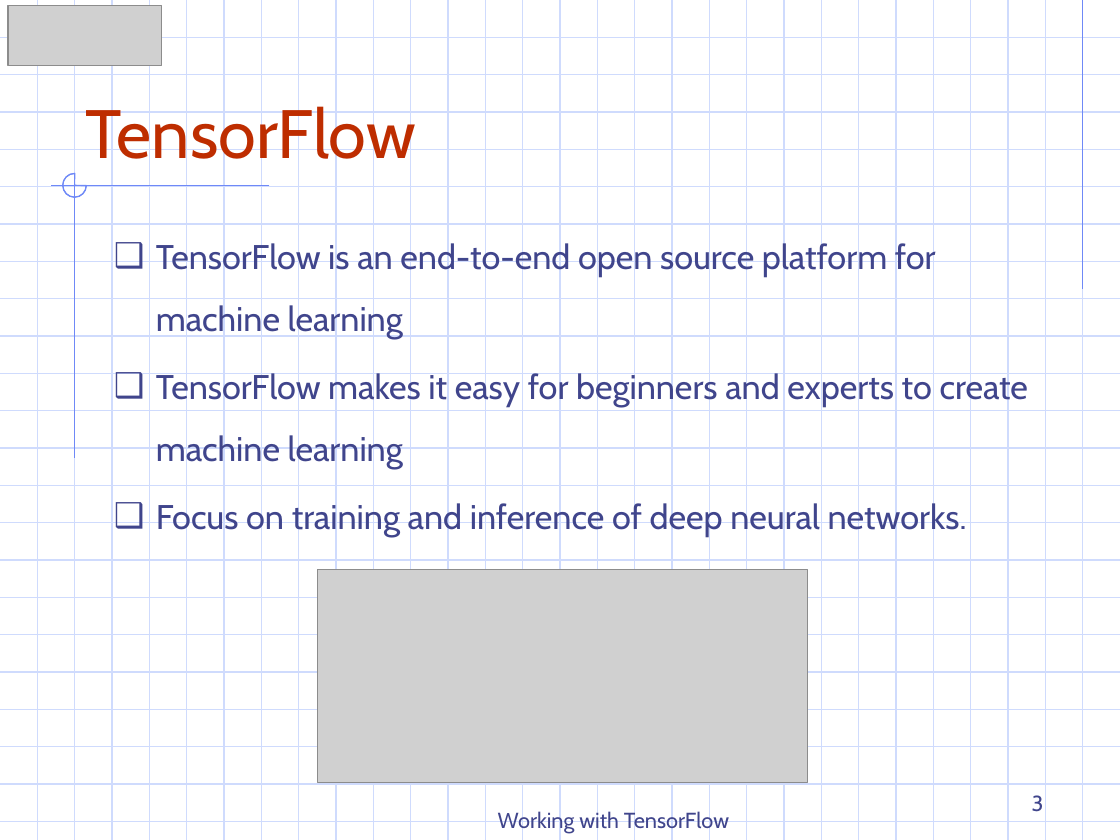
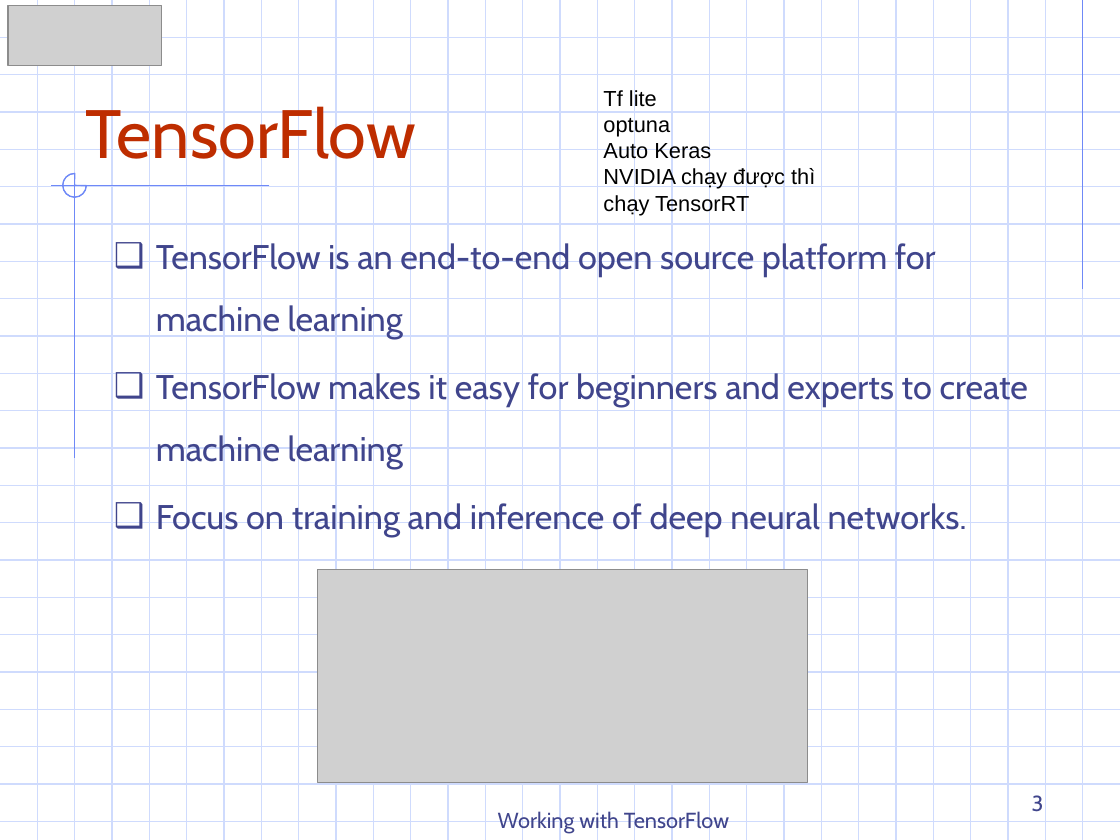
Before and after one commit to DazielNguyen/DAT301m, a slide deck: slide 3 of slide/1.1 Working with TensorFlow.pptx. Drawn at 1120x840 pixels with LibreOffice and Linux fonts; fonts in the diff are those of the drawing; grey boxes stand for pictures. Boxes give left, top, right and bottom in pixels: in the first picture for what was removed or moved away, otherwise in the second. Text is boxed around its words. In the diff, an @@ line names an element or a change of style, - is before the commit and + after.

```diff
--- a/slide/1.1 Working with TensorFlow.pptx
+++ b/slide/1.1 Working with TensorFlow.pptx
@@ text added at <box>603,89,815,215</box>, 14 pt, text #000000 @@
+Tf lite
+optuna
+Auto Keras
+NVIDIA chạy được thì chạy TensorRT
```
Also in this commit, not shown: 2 other slides changed, 4 other files.
